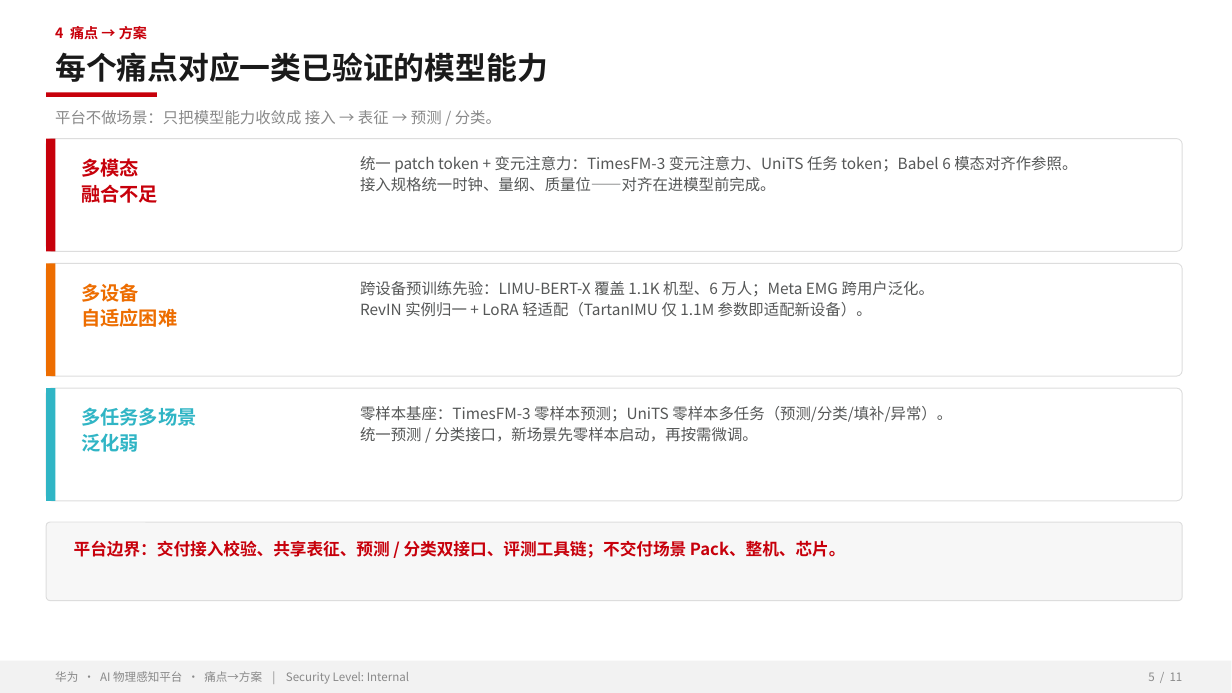
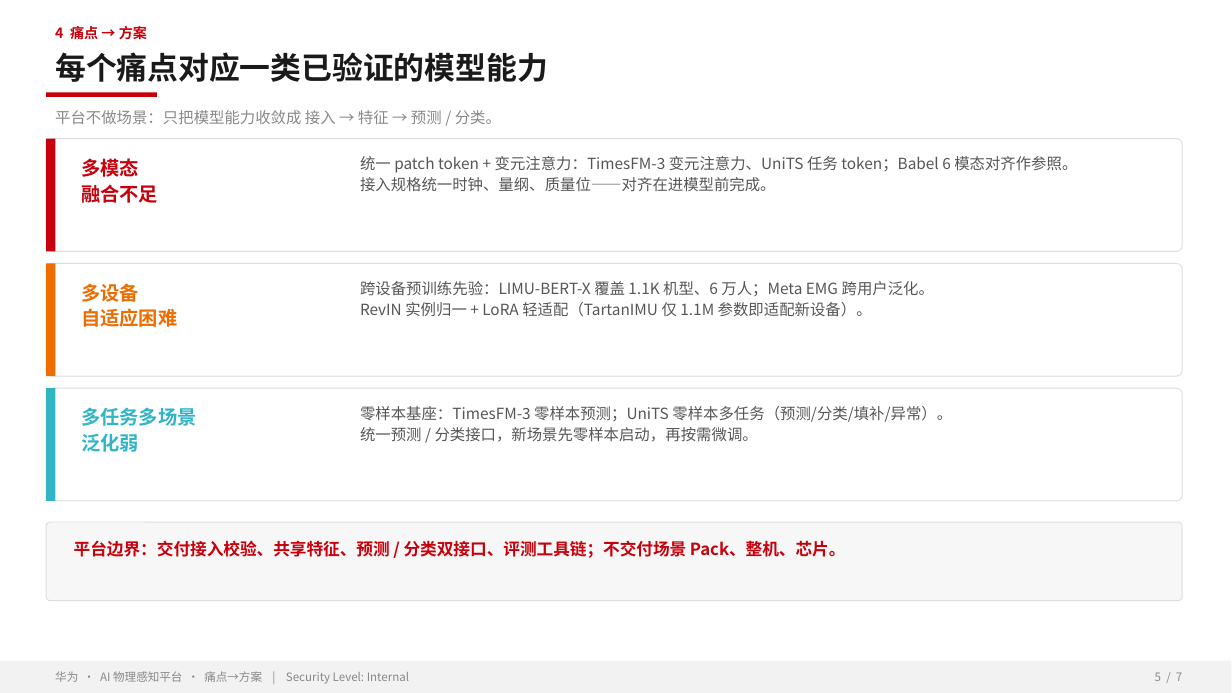
Before and after one commit to zhangrui1123/ai-physical-sensing, a slide deck: slide 5 of AI物理感知平台-华为汇报.pptx. Drawn at 1232x693 pixels with LibreOffice and Linux fonts; fonts in the diff are those of the drawing; background and template pictures are left out. Boxes give left, top, right and bottom in pixels: in the first picture for what was removed or moved away, otherwise in the second. Text is boxed around its words. In the diff, an @@ line names an element or a change of style, - is before the commit and + after.

```diff
--- a/AI物理感知平台-华为汇报.pptx
+++ b/AI物理感知平台-华为汇报.pptx
@@ text at box(55, 110, 501, 124): text changed @@
-平台不做场景：只把模型能力收敛成 接入 → 表征 → 预测 / 分类。
+平台不做场景：只把模型能力收敛成 接入 → 特征 → 预测 / 分类。
@@ text at box(74, 540, 846, 558): text changed @@
-平台边界：交付接入校验、共享表征、预测 / 分类双接口、评测工具链；不交付场景 Pack、整机、芯片。
+平台边界：交付接入校验、共享特征、预测 / 分类双接口、评测工具链；不交付场景 Pack、整机、芯片。
@@ text at box(1155, 672, 1182, 681): text changed @@
-5 / 11
+5 / 7
```
Also in this commit, not shown: 6 other slides changed, 4 slides removed, 1 other file.
